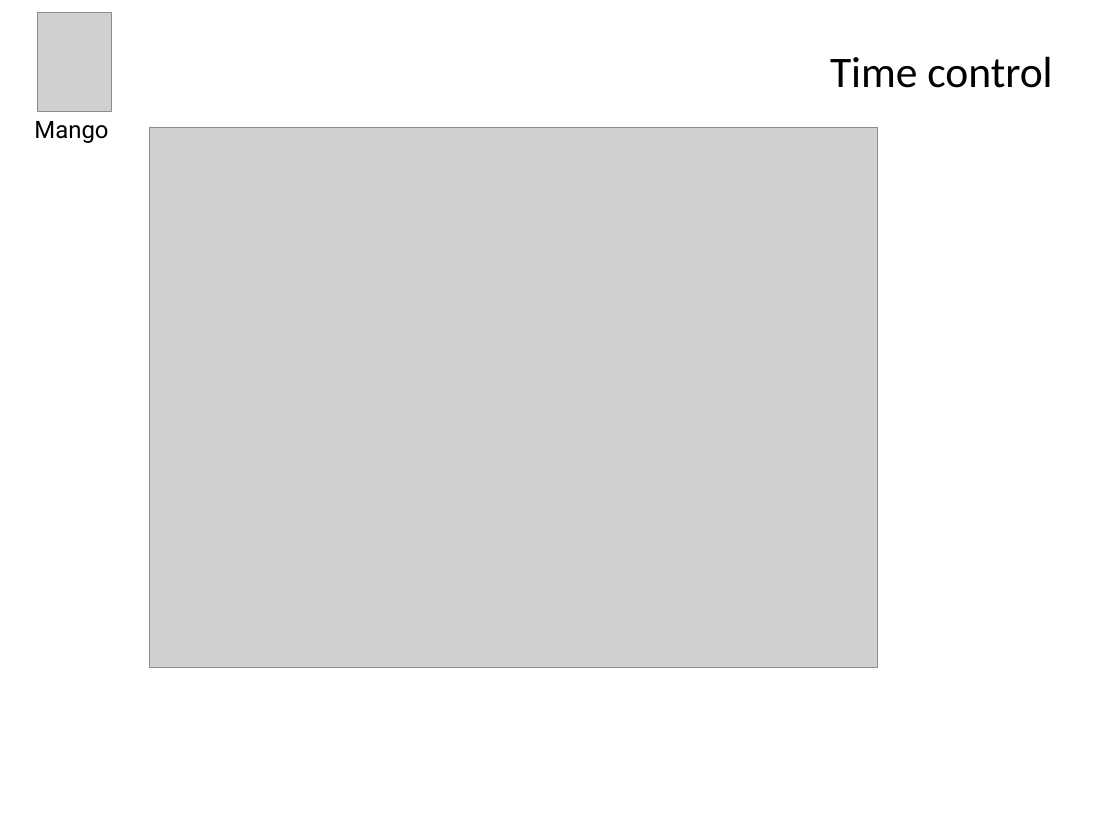
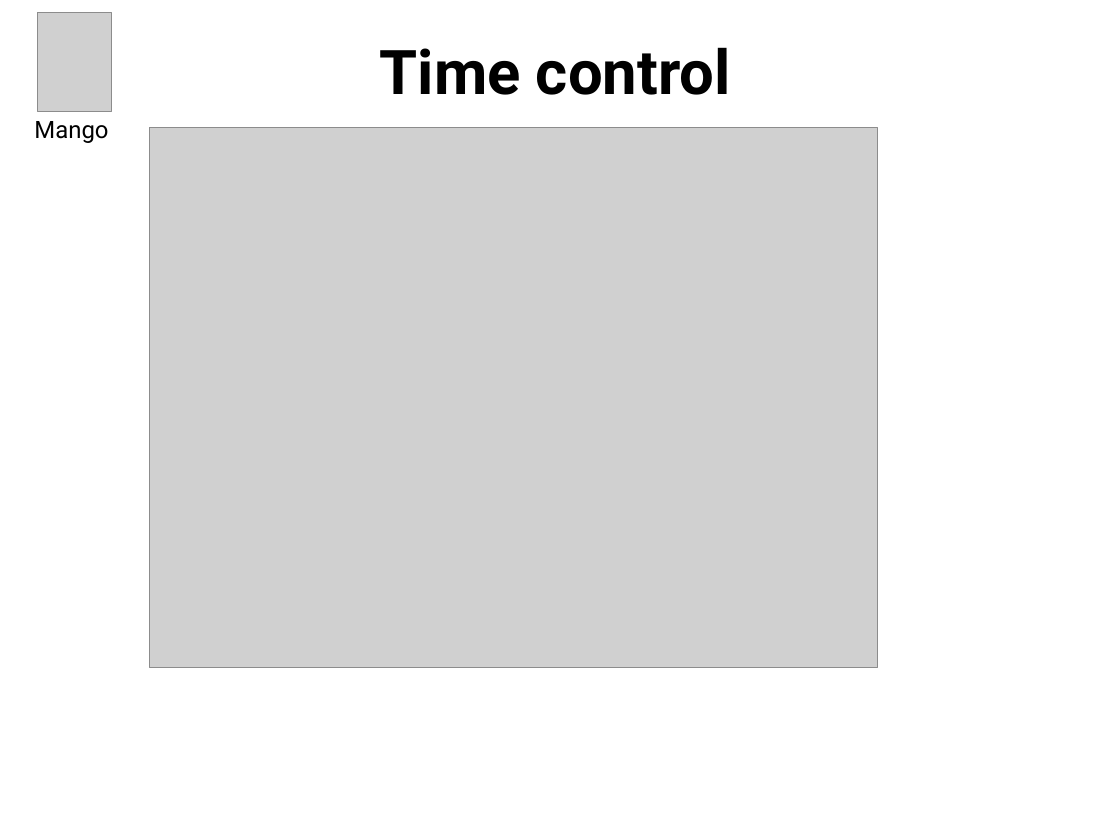
Before and after one commit to Bioinformatics-Mango/Bioinformatics, a slide deck: slide 8 of Presentations/Projectplan - planning and progress.pptx. Drawn at 1120x840 pixels with LibreOffice and Linux fonts; fonts in the diff are those of the drawing; grey boxes stand for pictures; background and template pictures are left out. Boxes give left, top, right and bottom in pixels: in the first picture for what was removed or moved away, otherwise in the second. Text is boxed around its words. In the diff, an @@ line names an element or a change of style, - is before the commit and + after.

Commit message:
Second draft project plan
Changed frontpage and overal styling

```diff
--- a/Presentations/Projectplan - planning and progress.pptx
+++ b/Presentations/Projectplan - planning and progress.pptx
@@ title "Time control" at [380, 47, 731, 95]: size 28 to 39.6 pt, font Calibri to Roboto, bold on; alignment right to centre @@
```
Also in this commit, not shown: 9 other slides changed.
